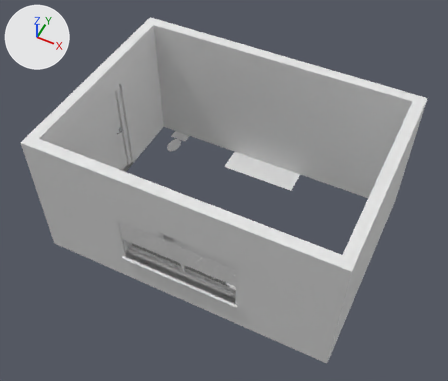
A saved change to the Blender file 2d.blend.
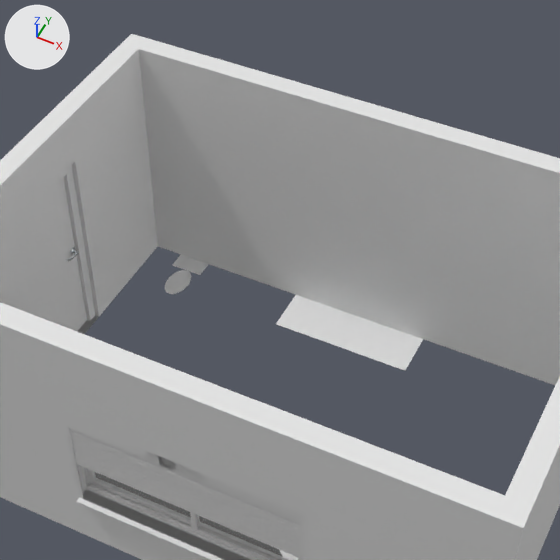
Each version appears first whole from a 50 mm camera at (3.27, -6.8, 9.32) aimed at (-0.01, -0.25, 1.13), and next in a close-up on the part from 18% to 83% of the width and 0% to 76% of the height. The lights are fixed; the arrows at upper left show +X, +Y and +Z.

Objects in the first close-up: 'Blind', 'Blind_box', 'Door', 'DoorFrame', 'Plane', 'Wall', 'Window.L', 'Window.R', 'WindowFrame', 'Windows_Sill'.
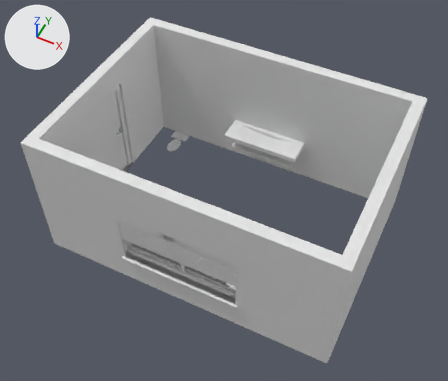
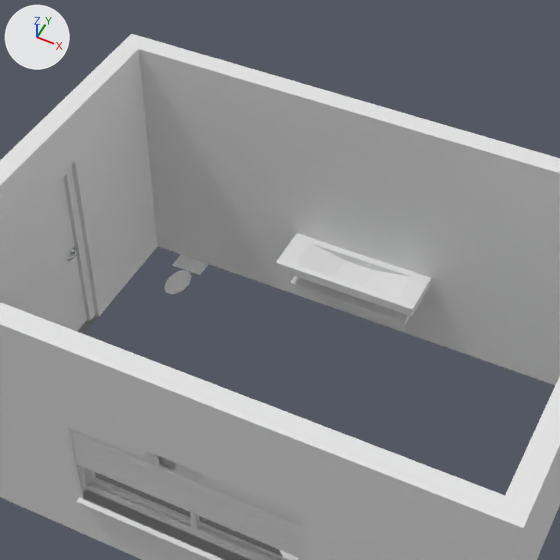
Changed parts and their boxes (x1, y1, x2, y2) in the close-ups (560 x 560 px):
'Plane', reshaped, moved, rescaled (11% taller)
    before: (276, 295, 423, 370)
    after: (276, 233, 431, 316)
'Plane.004', added
    after: (290, 276, 410, 327)
part 1 of me_plane_002, deleted
    before: (276, 295, 423, 370)
part 2 of me_plane_002, added
    after: (276, 233, 431, 316)

The change in detail:
me_plane_002 is used by ob_plane; location (0.0, 1.5, 0.0); scale (0.75, 0.25, 1.0).
Verts and faces of me_plane_002; kept vertices keep their numbers, new ones are numbered from 4.
Before the commit, vertices of me_plane_002: 0 (-1.0, -1.0, 0.0) at pixel (275, 324), 1 (1.0, -1.0, 0.0) at pixel (405, 370), 2 (-1.0, 1.0, 0.0) at pixel (295, 294), 3 (1.0, 1.0, 0.0) at pixel (423, 339).
me_plane_002 had 4 vertices, 1 face and spanned x -1.0..1.0, y -1.0..1.0, z 0.0.
me_plane_002 now has 52 vertices, 52 faces and spans x -0.75..0.75, y -0.25..0.25, z -0.05..0.05.
Part 1, on me_plane_002:
Vertices deleted: 0 to 3 (with the faces that use them).
Part 2, on me_plane_002:
28 vertices are added at x -0.75..0.75, y -0.25..0.17, z -0.05..0.05.
24 new vertices lie (0.0, 0.08, 0.0) away from vertices in x -0.75..0.75, y -0.25..0.17, z -0.05..0.05.
52 new faces join them.
Mesh me_plane_006 is new.
It is a box spanning x -0.642..0.642, y -0.123..0.25, z 0.0..0.08.
It uses material mat_m_layouts (white #e7e7e7).
Object 'Plane' (ob_plane) is rescaled from (0.75, 0.25, 1.0) to (1.0, 1.0, 1.0).
Object 'Plane' (ob_plane) moves from (0.0, 1.5, 0.0) to (0.0, 1.5, 0.85).
Object 'Plane.004' (ob_plane_004) is new; it shows me_plane_006.
Its location is (0.0, 1.5, 0.474).
It gains a BEVEL modifier named 'Bevel'.
Modifier setting: width = 0.002.
Modifier setting: width_pct = 0.002.
Modifier setting: limit_method = 'NONE'.
